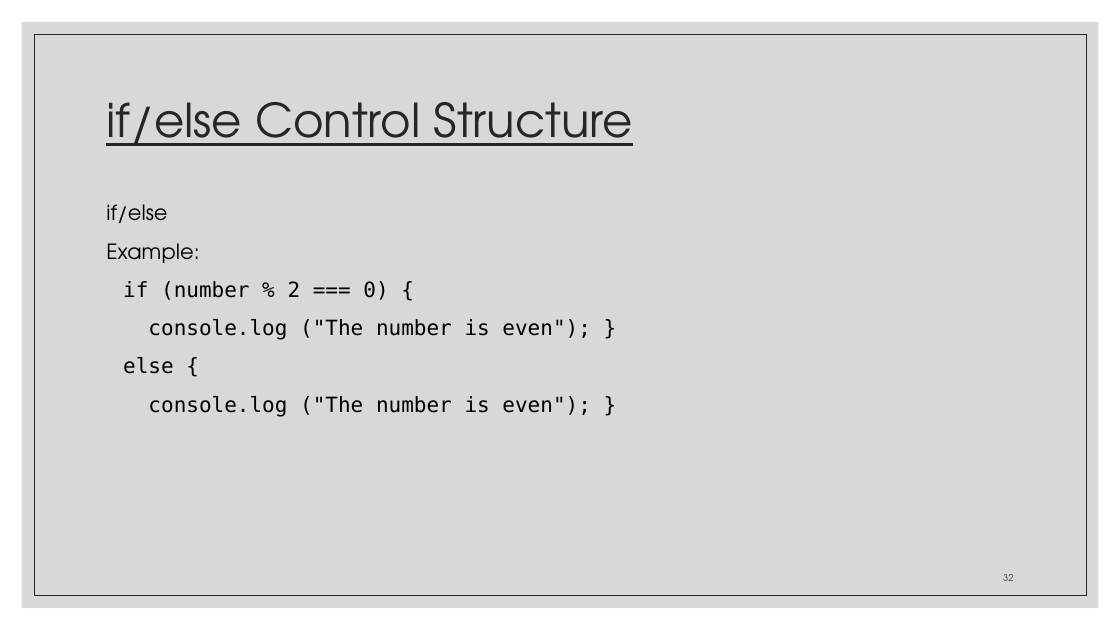
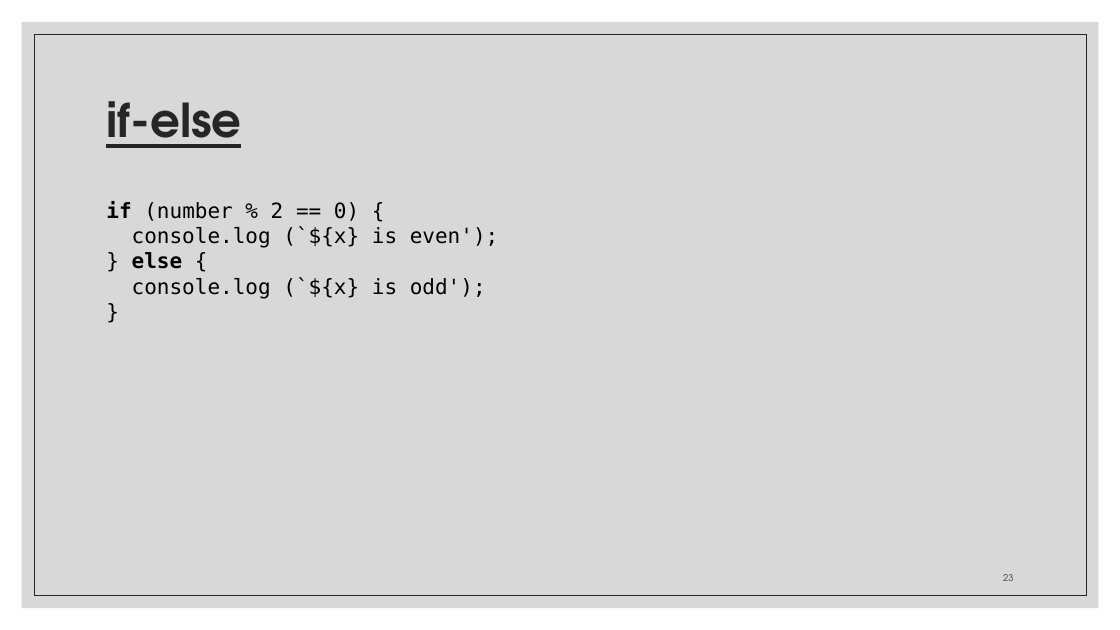
Before and after one commit to zackstotts/base-node-curriculum, a slide deck: slide 23 of unit_00/html_review/04 JavaScript.pptx (slide 32 before the commit). Drawn at 1120x630 pixels with LibreOffice and Linux fonts; fonts in the diff are those of the drawing. Boxes give left, top, right and bottom in pixels: in the first picture for what was removed or moved away, otherwise in the second. Text is boxed around its words. In the diff, an @@ line names an element or a change of style, - is before the commit and + after.

```diff
--- a/unit_00/html_review/04 JavaScript.pptx
+++ b/unit_00/html_review/04 JavaScript.pptx
@@ title at [106,101,241,148]: text changed; bold on @@
-if/else Control Structure
+if-else
@@ text at [106,201,498,299]: text changed @@
-if/else
-Example:
-if (number % 2 === 0) {
-console.log ("The number is even"); }
-else {
-console.log ("The number is even"); }
+if (number % 2 == 0) {
+console.log (`${x} is even');
+} else {
+console.log (`${x} is odd');
+}
@@ page number at [1003,574,1013,581]: text changed @@
-32
+23
```
Also in this commit, not shown: 12 other slides changed, 25 slides added, 28 slides removed.
